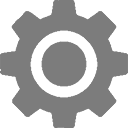
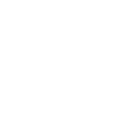
Comparing the layer stacks of the two 128 × 128 images. Changes:
renamed "settings_icon copy" to "settings_icon_pressed", hid it, moved it into group "settings", painted on it over (0, 0, 128, 128)
moved "settings_icon" into group "settings", painted on it over (0, 0, 128, 128)